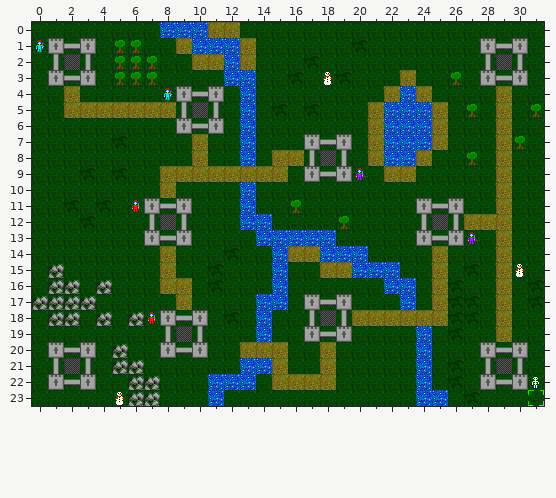
Level history. Tiled map: core/assets/ld31v2/maps/map.tmx. The picture above is the old version.
Cells are 16x16 px. Shown: x 0..31, y 0..23.
The same view after the edit:
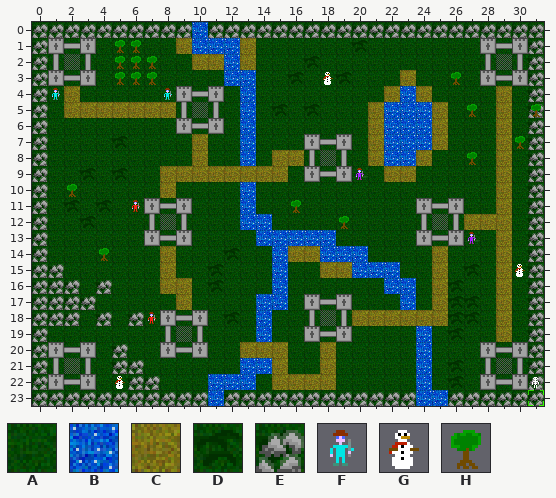
Key: from "ld31-tileset": A 0, B 1, C 2, D 3, E 67, F 128, G 194, H 195.
_ is an empty cell.
Change:
Layer "terrain":
y 0: x 0..9 AAAAAAAABB -> EEEEEEEEEE; x 11..31 CCAAAAAAAAAAAAAAAAAAA -> EEEEEEEEEEEEEEEEEEEEE
y 1..15: x 0 A -> E; x 31 A -> E
y 16: x 0 A -> E; x 31 D -> E
y 17: x 31 D -> E
y 18..22: x 0 A -> E; x 31 A -> E
y 23: x 0..5 AAAAAA -> EEEEEE; x 8..10 AAA -> EEE; x 12..23 AAAAAAAAAAAA -> EEEEEEEEEEEE; x 26..31 ADAAAA -> EEEEEE
Layer "objects":
y 1: x 0 F -> _
y 4: x 1 _ -> F
y 10: x 2 _ -> H
y 14: x 4 _ -> H
y 22: x 5 _ -> G
y 23: x 5 G -> _
